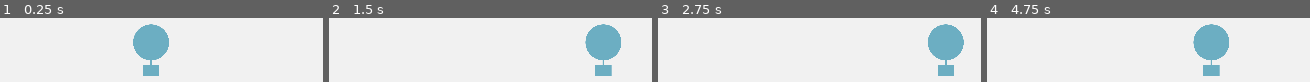
Above: before the commit, frames 1-4 (left to right).
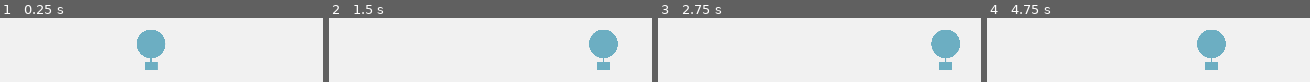
Above: after the commit, the same moments.

Repository: efenstakes/psnn
Game: Godot game, scene res://scenes/PSNN.tscn
Two runs of this game, one before a commit and one after it. Both use one fixed random seed, a clock stepped at 60 frames per second and the inputs below.
Inputs:
- Up to frame 1 (0.25 s): no input
- Up to frame 2 (1.5 s): tap Enter at 0.5 s; hold Right (ui_right) 0.53-1.28 s; hold Left (ui_left) from 1.28 s (still down)
- Up to frame 3 (2.75 s): release Left (ui_left) at 2.03 s; hold Right (ui_right) from 2.03 s (still down)
- Up to frame 4 (4.75 s): tap Space at 3.5 s; release Right (ui_right) at 3.53 s; hold Left (ui_left) from 3.53 s (still down)

The runs differ from the first frame. In frame 1, 2.5% of the frame differs, in the area x 41-53%, y 9-91%; in frame 2, 2.6%, in the area x 79-91%, y 9-91%; in frame 3, 2.5%; in frame 4, 2.6%.

Commit message:
update player size

Diff:
--- a/scenes/Player.tscn
+++ b/scenes/Player.tscn
@@ -4,17 +4,17 @@
 [ext_resource path="res://scripts/Player.gd" type="Script" id=2]
 
 [sub_resource type="CapsuleShape2D" id=1]
-radius = 19.0
-height = 18.0
+radius = 14.0
+height = 12.0
 
 [node name="Player" type="KinematicBody2D"]
 script = ExtResource( 2 )
 
 [node name="Sprite" type="Sprite" parent="."]
 position = Vector2( -16, 0 )
-scale = Vector2( 0.1, 0.1 )
+scale = Vector2( 0.08, 0.08 )
 texture = ExtResource( 1 )
 
 [node name="CollisionShape2D" type="CollisionShape2D" parent="." groups=["PLAYER", "Player"]]
-position = Vector2( -16, 1 )
+position = Vector2( -16, 0 )
 shape = SubResource( 1 )
